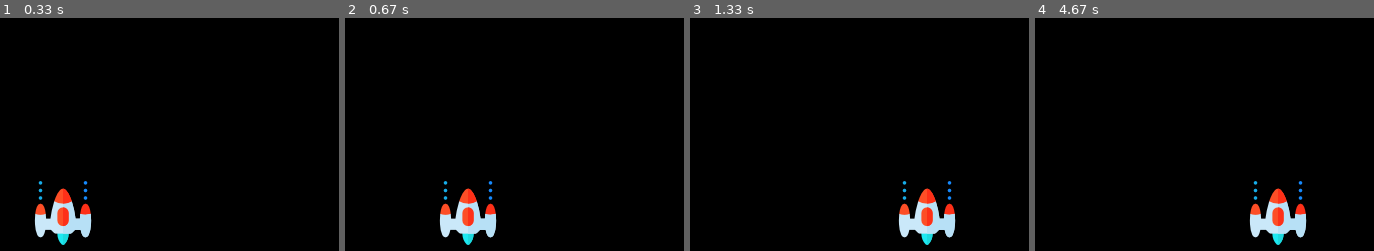
Above: before the commit, frames 1-4 (left to right).
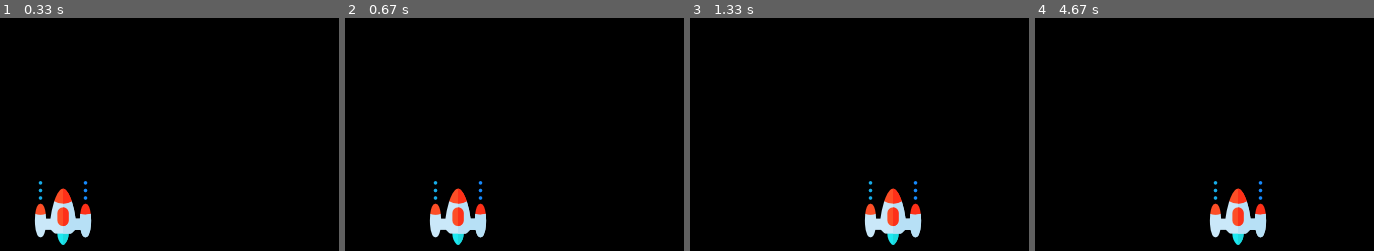
Above: after the commit, the same moments.

Repository: jrg96dev/SpaceInvaders_pygame
Game: pygame game, started from main.py
The game is run twice, just before and just after one commit, with the same random seed, the same clock (stepped at 60 frames per second) and the same inputs.
Inputs:
- Up to frame 1 (0.33 s): no input
- Up to frame 2 (0.67 s): hold Right from 0.33 s (still down)
- Up to frame 3 (1.33 s): release Right at 0.8 s; hold Right 0.83-1.3 s
- Up to frame 4 (4.67 s): hold Left 1.33-1.87 s; hold Left 1.9-2.3 s; hold Right 2.33-2.97 s; hold Left 3-3.47 s; hold Right 3.5-3.97 s; hold Right 4-4.47 s; hold Left from 4.5 s (still down)
The pictures show only the part of the screen within x 50-100%, y 50-100%; the shares and areas given below are measured in that part.

Frame 1 is identical in both runs. In frame 2, 2.8% of the frame differs, in the area x 24-45%, y 69-98%; in frame 3, 3.8%; in frame 4, 4.1%, in the area x 51-81%, y 69-98%.

Commit message:
Saving key state to make event reading faster

Diff:
--- a/main.py
+++ b/main.py
@@ -2,8 +2,8 @@
 from enemy import Enemy
 
 # This has to be the first line always
+FPS = 30
 pygame.init()
-pygame.key.set_repeat(1, 2)
 clock = pygame.time.Clock()
 
 # -------------- RESOURCE LOADIN ------------------
@@ -15,6 +15,9 @@
 running = True
 player_x = 370
 player_y = 400
+
+left_pressing = False
+right_pressing = False
 
 enemies = [Enemy()]
 
@@ -31,10 +34,19 @@
     for enemy in enemies:
         screen.blit(enemy.sprite, (enemy.pos_x, enemy.pos_y))
 
-def calculate_player_position(direction):
+def calculate_player_position():
     global player_x
+    global left_pressing
+    global right_pressing
 
-    movement = 0.4
+    direction = 0
+    movement = 5
+
+    if left_pressing:
+        direction = -1
+    elif right_pressing:
+        direction = +1
+
     player_x += direction * movement
 
     # Check boundaries and correct anything
@@ -46,6 +58,9 @@
 
 
 def event_handling(event):
+    global left_pressing
+    global right_pressing
+
     run = True
 
     # Window events
@@ -53,11 +68,17 @@
         run = False
 
     # Arrow key events
-    keys = pygame.key.get_pressed()
-    if keys[pygame.K_LEFT]:
-        calculate_player_position(-1)
-    elif keys[pygame.K_RIGHT]:
-        calculate_player_position(+1)
+    if event.type == pygame.KEYDOWN:
+        if event.key == pygame.K_LEFT:
+            left_pressing = True
+        elif event.key == pygame.K_RIGHT:
+            right_pressing = True
+
+    if event.type == pygame.KEYUP:
+        if event.key == pygame.K_LEFT:
+            left_pressing = False
+        elif event.key == pygame.K_RIGHT:
+            right_pressing = False
 
     return run
 
@@ -68,9 +89,12 @@
 
     # Refreshing screen
     screen.fill((0, 0, 0))
+
+    calculate_player_position()
     draw_player()
     draw_enemies()
+
     pygame.display.update()
 
     # Run whole game on 30 fps
-    clock.tick(30)
+    clock.tick(FPS)
